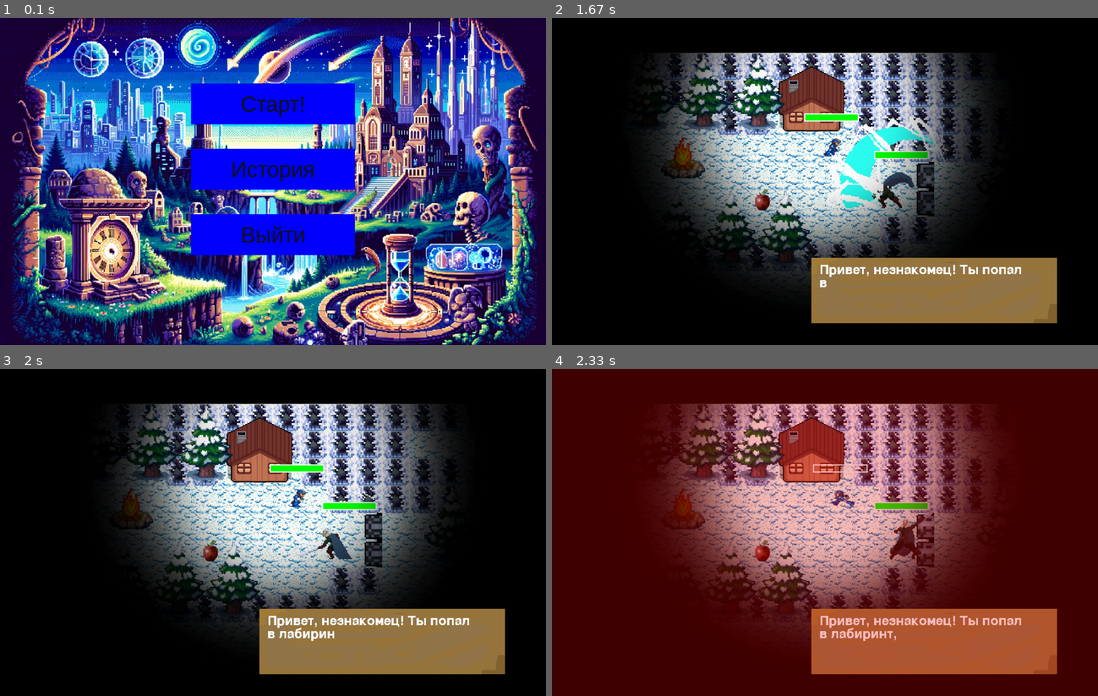
Above: before the commit, frames 1-4 (two rows, left to right).
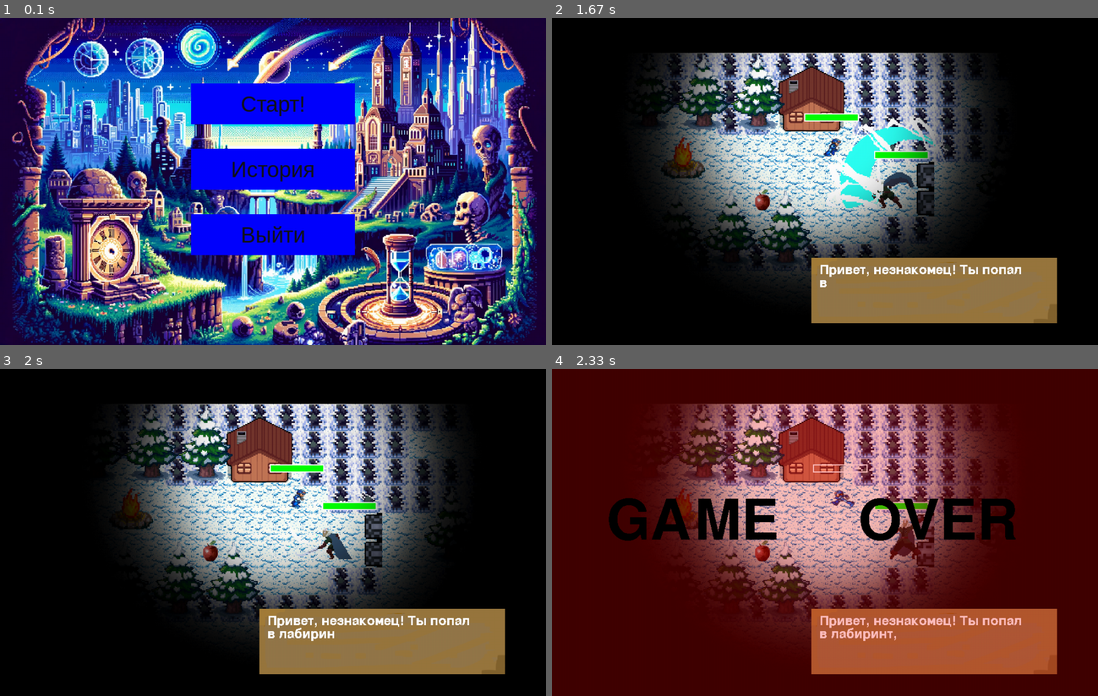
Above: after the commit, the same moments.

Repository: Gigirka/pygame
Game: pygame game, started from 123.py
Two runs of this game, one before a commit and one after it. Both use one fixed random seed, a clock stepped at 60 frames per second and the inputs below.
Inputs (mouse positions are in pixels of both pictures, inside the frame that each line leads up to):
- Up to frame 1 (0.1 s): no input
- Up to frame 2 (1.67 s): click (825, 103) at 0.38 s; hold Right 0.67-1.13 s; move the mouse to (803, 194) at 0.7 s; hold Up 1.17-1.47 s; hold Right from 1.5 s (still down)
- Up to frame 3 (2 s): release Right at 1.97 s
- Up to frame 4 (2.33 s): hold Left from 2 s (still down)

Frames 1-3 are identical in both runs. In frame 4, 3.9% of the frame differs, in the area x 10-85%, y 39-53%.

Commit message:
Добавил надпись game over

Diff:
--- a/123.py
+++ b/123.py
@@ -110,6 +110,7 @@
     hero_death_sound.play()
     pygame.draw.rect(fon, (255, 0, 0, 65), (0, 0, width, height))
     screen.blit(fon, (0, 0))
+    blit_text(screen, 'GAME     OVER', (width // 2 - 400, height // 2 - 70), pygame.font.Font(None, 150), color=pygame.Color('black'))
     while True:
         for event in pygame.event.get():
             if event.type == pygame.QUIT:
